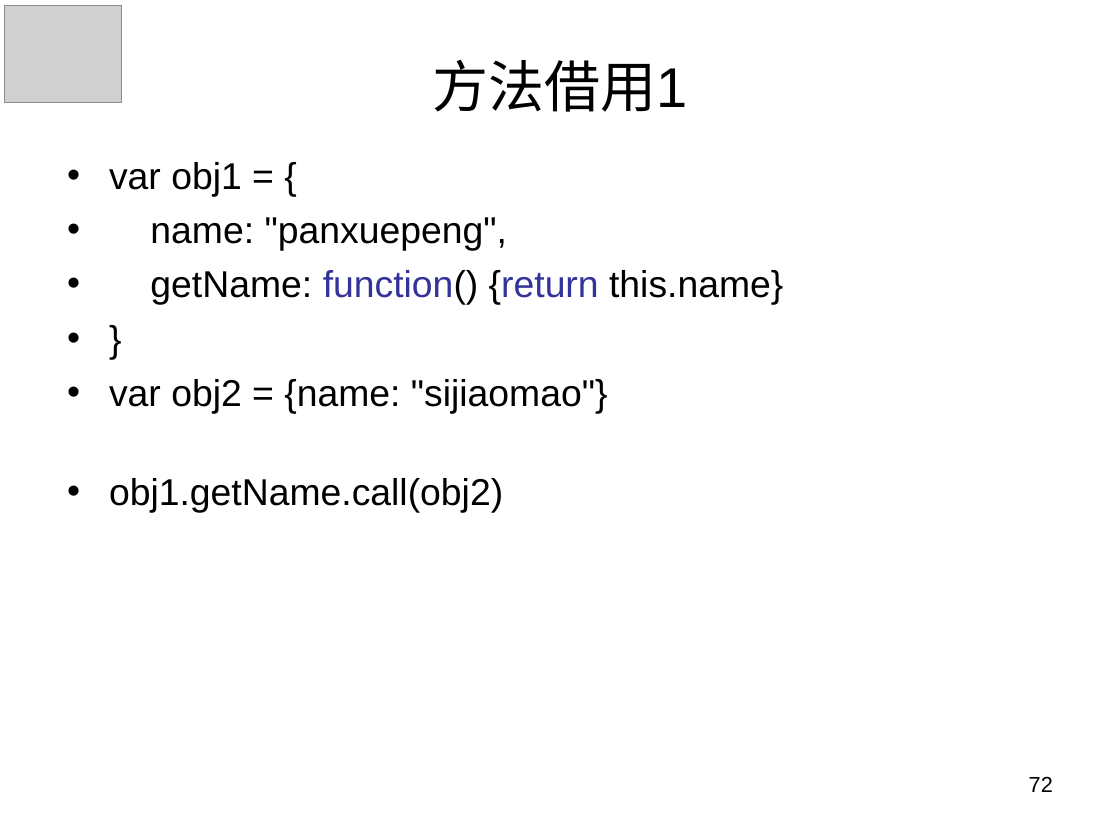
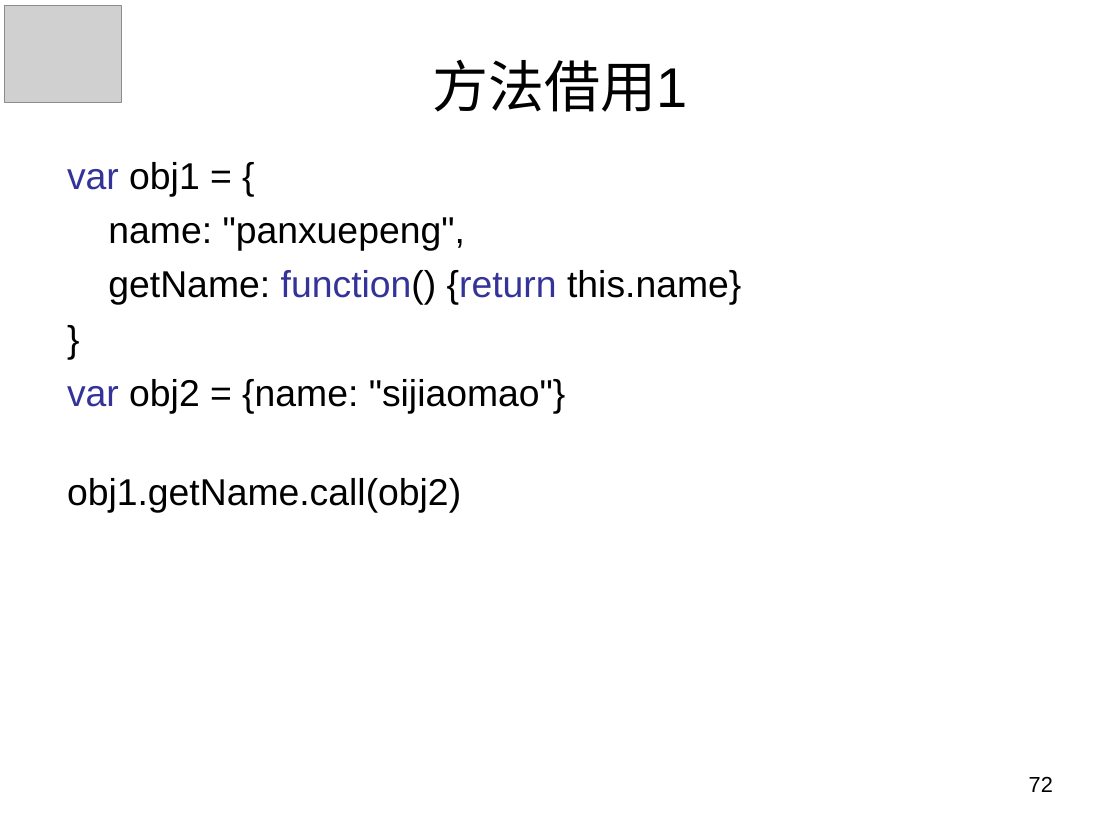
Before and after one commit to panxuepeng/javascript, a slide deck: slide 72 of ppt/1-1（第一天课程）.ppt. Drawn at 1120x840 pixels with LibreOffice and Linux fonts; fonts in the diff are those of the drawing; grey boxes stand for pictures. Boxes give left, top, right and bottom in pixels: in the first picture for what was removed or moved away, otherwise in the second. Text is boxed around its words. In the diff, an @@ line names an element or a change of style, - is before the commit and + after.

```diff
--- a/ppt/1-1（第一天课程）.ppt
+++ b/ppt/1-1（第一天课程）.ppt
@@ text "var obj1 = {" at box(67, 162, 741, 513): text colour #000000 to #333399 in "var", "var"; bullet • to none @@
```
Also in this commit, not shown: 7 other slides changed, 1 slide added, 2 slides removed.
